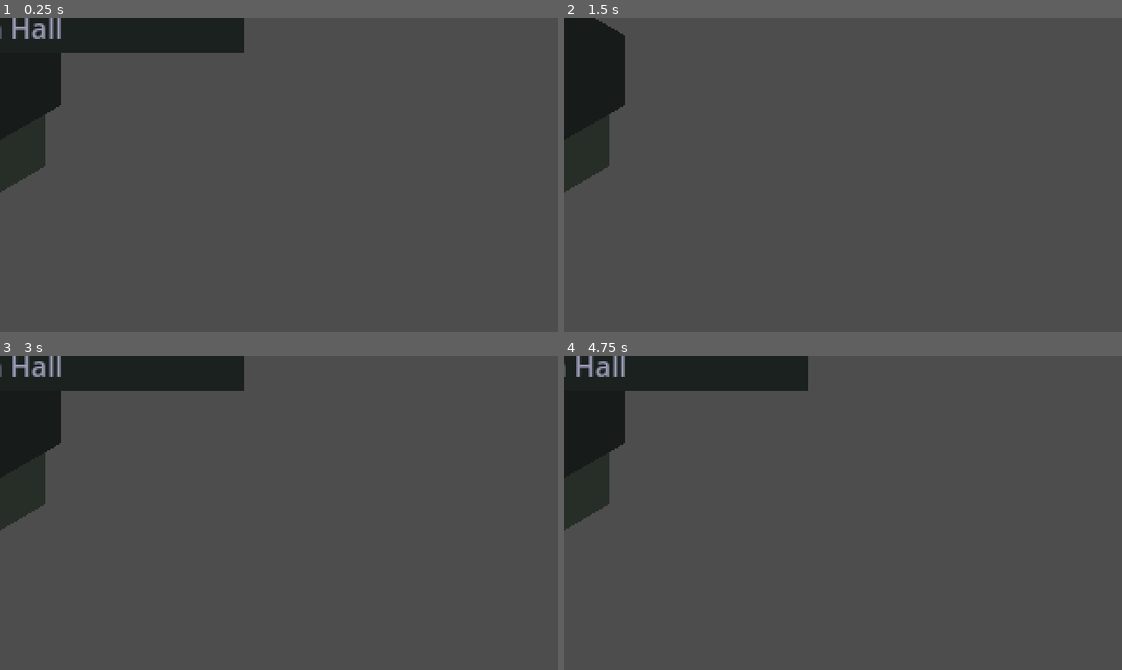
Above: before the commit, frames 1-4 (two rows, left to right).
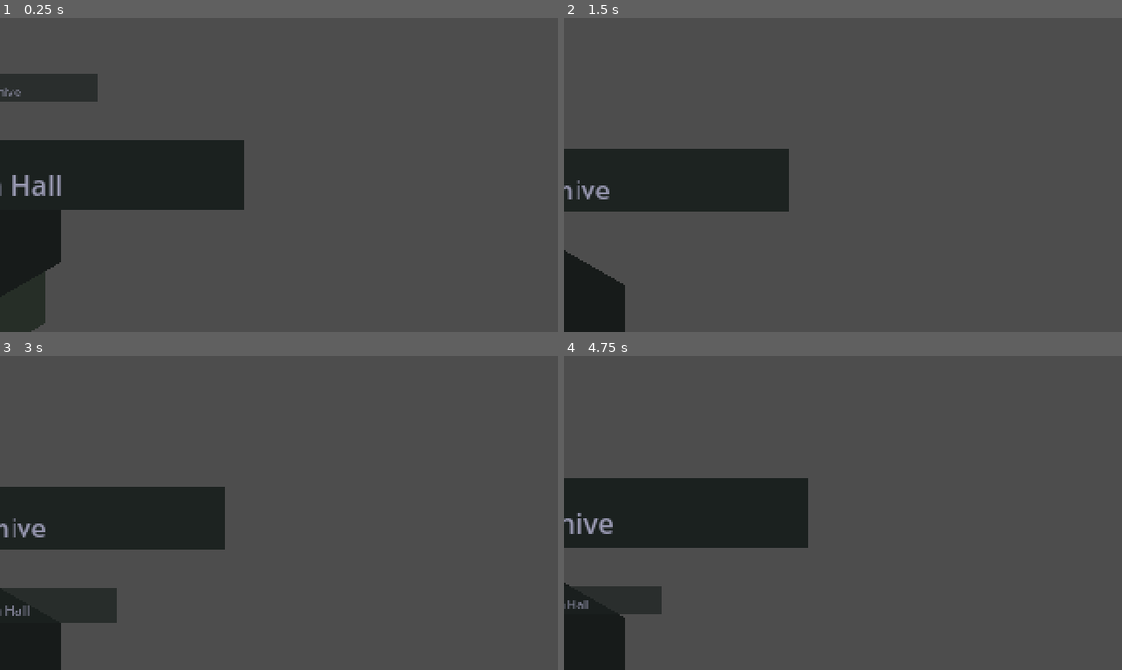
Above: after the commit, the same moments.

Repository: Kiriketsuki/agenKic-orKistrator
Game: Godot game, scene res://scenes/main.tscn
Same seed, same stepped clock (60 frames per second), same inputs: the game is played once before the commit and once after it.
Inputs (mouse positions are in pixels of both pictures, inside the frame that each line leads up to):
- Up to frame 1 (0.25 s): no input
- Up to frame 2 (1.5 s): tap Enter at 0.5 s; move the mouse to (965, 159) at 0.52 s; hold E (rotate_right) 0.53-1.28 s; hold S (scroll_down, bound only after the commit) 0.53-1.28 s; click (965, 159) at 0.67 s; tap W (scroll_up, bound only after the commit) at 0.8, 1.35 s; tap Space at 1.25 s; move the mouse to (731, 190) at 1.27 s; hold Q (rotate_left) from 1.28 s (still down); click (731, 190) at 1.42 s
- Up to frame 3 (3 s): tap S (scroll_down, bound only after the commit) at 1.55 s; tap Enter at 2 s; move the mouse to (334, 443) at 2.02 s; release Q (rotate_left) at 2.03 s; hold S (scroll_down, bound only after the commit) 2.03-2.78 s; hold E (rotate_right) from 2.03 s (still down); click (334, 443) at 2.17 s; tap W (scroll_up, bound only after the commit) at 2.3, 2.85 s; move the mouse to (251, 575) at 2.77 s; click (251, 575) at 2.92 s
- Up to frame 4 (4.75 s): tap S (scroll_down, bound only after the commit) at 3.05, 4.55 s; tap Space at 3.5 s; move the mouse to (1010, 560) at 3.52 s; release E (rotate_right) at 3.53 s; hold S (scroll_down, bound only after the commit) 3.53-4.28 s; hold Q (rotate_left) from 3.53 s (still down); click (1010, 560) at 3.67 s; tap W (scroll_up, bound only after the commit) at 3.8, 4.35 s; move the mouse to (675, 465) at 4.27 s; click (675, 465) at 4.42 s

The runs differ from the first frame. In frame 1, 19% of the frame differs, in the area x 0-44%, y 0-100%; in frame 2, 14%; in frame 3, 19%; in frame 4, 20%.

Commit message:
chore: T7 — Basic navigation (#108)
* Initial commit from main

* chore: T7 — Basic vertical navigation with tweened scrolling

Add W/S and Up/Down key bindings for floor scrolling with smooth
camera tweening, elastic overscroll at boundaries, input queueing
(max 3), and animated fisheye transitions using parallel tweens.

Separates layout (_layout_floors) from visual effects (_apply_fisheye_layout)
so positions are set once and tweens handle scale/alpha only.

* fix: council fixes — scroll direction, queue size, ghost-input bug

Three bugs identified by adversarial council review of PR #108:

1. Scroll direction inversion (HIGH): scroll_up/scroll_down and mouse
   wheel branches mapped to wrong directions. Swapped all 4 call sites.
2. MAX_QUEUE_SIZE off-by-one (LOW): 3 → 2 so 5 rapid presses produce
   3 transitions, matching spec acceptance test.
3. Ghost-input bug (HIGH): _input_queue not cleared when overscroll
   fires from queue drain, causing unrequested navigation. Added
   _input_queue.clear() before _elastic_overscroll.

---------

Co-authored-by: github-actions[bot] <github-actions[bot]@users.noreply.github.com>
Co-authored-by: kiriketsuki <kiriketsuki@gmail.com>

Diff:
--- a/godot/project.godot
+++ b/godot/project.godot
@@ -43,11 +43,11 @@
 
 scroll_up={
 "deadzone": 0.5,
-"events": []
+"events": [Object(InputEventKey,"resource_local_to_scene":false,"resource_name":"","device":-1,"window_id":0,"alt_pressed":false,"shift_pressed":false,"ctrl_pressed":false,"meta_pressed":false,"pressed":false,"keycode":87,"physical_keycode":0,"key_label":0,"unicode":119,"location":0,"echo":false,"script":null), Object(InputEventKey,"resource_local_to_scene":false,"resource_name":"","device":-1,"window_id":0,"alt_pressed":false,"shift_pressed":false,"ctrl_pressed":false,"meta_pressed":false,"pressed":false,"keycode":4194320,"physical_keycode":0,"key_label":0,"unicode":0,"location":0,"echo":false,"script":null)]
 }
 scroll_down={
 "deadzone": 0.5,
-"events": []
+"events": [Object(InputEventKey,"resource_local_to_scene":false,"resource_name":"","device":-1,"window_id":0,"alt_pressed":false,"shift_pressed":false,"ctrl_pressed":false,"meta_pressed":false,"pressed":false,"keycode":83,"physical_keycode":0,"key_label":0,"unicode":115,"location":0,"echo":false,"script":null), Object(InputEventKey,"resource_local_to_scene":false,"resource_name":"","device":-1,"window_id":0,"alt_pressed":false,"shift_pressed":false,"ctrl_pressed":false,"meta_pressed":false,"pressed":false,"keycode":4194322,"physical_keycode":0,"key_label":0,"unicode":0,"location":0,"echo":false,"script":null)]
 }
 rotate_left={
 "deadzone": 0.5,
--- a/godot/scripts/tower/tower_manager.gd
+++ b/godot/scripts/tower/tower_manager.gd
@@ -8,6 +8,7 @@
 const ZOOM_MIN: float = 0.5
 const ZOOM_MAX: float = 2.0
 const ZOOM_STEP: float = 0.1
+const MAX_QUEUE_SIZE: int = 2
 
 @export var config_path: String = "res://config/tower.json"
 
@@ -15,6 +16,10 @@
 var _floors: Array[Node2D] = []  # ordered bottom to top
 var _focused_index: int = 0
 var _agent_assignments: Dictionary = {}  # agent_id → {floor: String, edge: int}
+var _scroll_tween: Tween = null
+var _fisheye_tween: Tween = null
+var _is_overscrolling: bool = false
+var _input_queue: Array[int] = []
 
 @onready var _floors_container: Node2D = $FloorsContainer
 @onready var _camera: Camera2D = $Camera
@@ -24,6 +29,8 @@
 func _ready() -> void:
 	_config = TowerConfig.from_file(config_path)
 	_spawn_permanent_floors()
+	_layout_floors()
+	_camera.position.y = _focused_index * -FLOOR_SPACING
 	_apply_fisheye_layout()
 	_tower_exterior.configure(_config.polygon_sides, _floors.size() * FLOOR_SPACING)
 	var bridge: Node = Engine.get_singleton("BridgeManager") if Engine.has_singleton("BridgeManager") else get_node_or_null("/root/BridgeManager")
@@ -44,6 +51,12 @@
 	elif event.is_action_pressed("rotate_right"):
 		_rotate_focused_edge(1)
 		get_viewport().set_input_as_handled()
+	elif event.is_action_pressed("scroll_up"):
+		_scroll_focus(1)
+		get_viewport().set_input_as_handled()
+	elif event.is_action_pressed("scroll_down"):
+		_scroll_focus(-1)
+		get_viewport().set_input_as_handled()
 	elif event is InputEventMouseButton:
 		var mb: InputEventMouseButton = event as InputEventMouseButton
 		if mb.pressed:
@@ -51,13 +64,13 @@
 				if mb.ctrl_pressed:
 					_zoom(-ZOOM_STEP)
 				else:
-					_scroll_focus(-1)
+					_scroll_focus(1)
 				get_viewport().set_input_as_handled()
 			elif mb.button_index == MOUSE_BUTTON_WHEEL_DOWN:
 				if mb.ctrl_pressed:
 					_zoom(ZOOM_STEP)
 				else:
-					_scroll_focus(1)
+					_scroll_focus(-1)
 				get_viewport().set_input_as_handled()
 
 
@@ -84,32 +97,82 @@
 	return instance
 
 
+## Sets absolute Y positions for all floors. Call after any change to _floors.
+func _layout_floors() -> void:
+	for i: int in range(_floors.size()):
+		_floors[i].position = Vector2(0.0, i * -FLOOR_SPACING)
+
+
+## Tweens scale and opacity of all floors based on distance from _focused_index.
 func _apply_fisheye_layout() -> void:
+	if _fisheye_tween:
+		_fisheye_tween.kill()
+	_fisheye_tween = create_tween().set_parallel(true)
 	for i: int in range(_floors.size()):
 		var floor_node: Node2D = _floors[i]
 		var distance: int = absi(i - _focused_index)
-		var y_pos: float = (i - _focused_index) * -FLOOR_SPACING
-		floor_node.position = Vector2(0.0, y_pos)
+		var target_scale: Vector2
+		var target_alpha: float
+		var show_interior: bool
 		if distance == 0:
-			floor_node.scale = Vector2(FOCUSED_SCALE, FOCUSED_SCALE)
-			floor_node.modulate.a = 1.0 if floor_node.get_floor_state() != floor_node.FloorState.LINGERING else 0.5
-			floor_node.set_show_interior(true)
+			target_scale = Vector2(FOCUSED_SCALE, FOCUSED_SCALE)
+			target_alpha = 1.0 if floor_node.get_floor_state() != floor_node.FloorState.LINGERING else 0.5
+			show_interior = true
 		elif distance == 1:
-			floor_node.scale = Vector2(ADJACENT_SCALE, ADJACENT_SCALE)
-			floor_node.modulate.a = 0.7
-			floor_node.set_show_interior(true)
+			target_scale = Vector2(ADJACENT_SCALE, ADJACENT_SCALE)
+			target_alpha = 0.7
+			show_interior = true
 		else:
-			floor_node.scale = Vector2(ADJACENT_SCALE * 0.6, ADJACENT_SCALE * 0.6)
-			floor_node.modulate.a = 0.4
-			floor_node.set_show_interior(false)
+			target_scale = Vector2(ADJACENT_SCALE * 0.6, ADJACENT_SCALE * 0.6)
+			target_alpha = 0.4
+			show_interior = false
+		_fisheye_tween.tween_property(floor_node, "scale", target_scale, 0.2).set_trans(Tween.TRANS_SINE).set_ease(Tween.EASE_OUT)
+		_fisheye_tween.tween_property(floor_node, "modulate:a", target_alpha, 0.2).set_trans(Tween.TRANS_SINE).set_ease(Tween.EASE_OUT)
+		floor_node.set_show_interior(show_interior)
 
 
 func _scroll_focus(direction: int) -> void:
-	var new_index: int = clampi(_focused_index + direction, 0, _floors.size() - 1)
-	if new_index == _focused_index:
+	if _is_overscrolling or _floors.is_empty():
+		return
+	var new_index: int = _focused_index + direction
+	if new_index < 0 or new_index >= _floors.size():
+		_input_queue.clear()
+		_elastic_overscroll(direction)
+		return
+	if _scroll_tween != null and _scroll_tween.is_running():
+		if _input_queue.size() < MAX_QUEUE_SIZE:
+			_input_queue.append(direction)
 		return
 	_focused_index = new_index
+	_do_scroll_tween()
+
+
+func _do_scroll_tween() -> void:
+	if _scroll_tween:
+		_scroll_tween.kill()
+	_scroll_tween = create_tween()
+	var target_y: float = _focused_index * -FLOOR_SPACING
+	_scroll_tween.tween_property(_camera, "position:y", target_y, 0.3).set_trans(Tween.TRANS_BACK).set_ease(Tween.EASE_OUT)
+	_scroll_tween.tween_callback(_on_scroll_tween_finished)
 	_apply_fisheye_layout()
+
+
+func _on_scroll_tween_finished() -> void:
+	if not _input_queue.is_empty():
+		var next_direction: int = _input_queue.pop_front()
+		_scroll_focus(next_direction)
+
+
+func _elastic_overscroll(direction: int) -> void:
+	if _is_overscrolling:
+		return
+	_is_overscrolling = true
+	var original_y: float = _focused_index * -FLOOR_SPACING
+	var overshoot_y: float = original_y + (direction * FLOOR_SPACING * -0.5)
+	var tween: Tween = create_tween()
+	tween.tween_property(_camera, "position:y", overshoot_y, 0.15).set_trans(Tween.TRANS_QUAD).set_ease(Tween.EASE_OUT)
+	tween.tween_property(_camera, "position:y", original_y, 0.2).set_trans(Tween.TRANS_BACK).set_ease(Tween.EASE_OUT)
+	tween.tween_callback(func() -> void: _is_overscrolling = false)
 
 
 func _zoom(amount: float) -> void:
@@ -153,6 +216,7 @@
 			return
 	var floor_node: Node2D = _create_floor(floor_data.name, floor_data.name, floor_data.is_permanent)
 	_floors.append(floor_node)
+	_layout_floors()
 	_apply_fisheye_layout()
 	_tower_exterior.configure(_config.polygon_sides, _floors.size() * FLOOR_SPACING)
 
@@ -166,6 +230,8 @@
 			floor_node.tree_exiting.connect(func() -> void:
 				_floors.erase(floor_node)
 				_focused_index = clampi(_focused_index, 0, maxi(_floors.size() - 1, 0))
+				_layout_floors()
+				_camera.position.y = _focused_index * -FLOOR_SPACING
 				_apply_fisheye_layout()
 			)
 			return
Not shown, added: basic-navigation-spec.md
